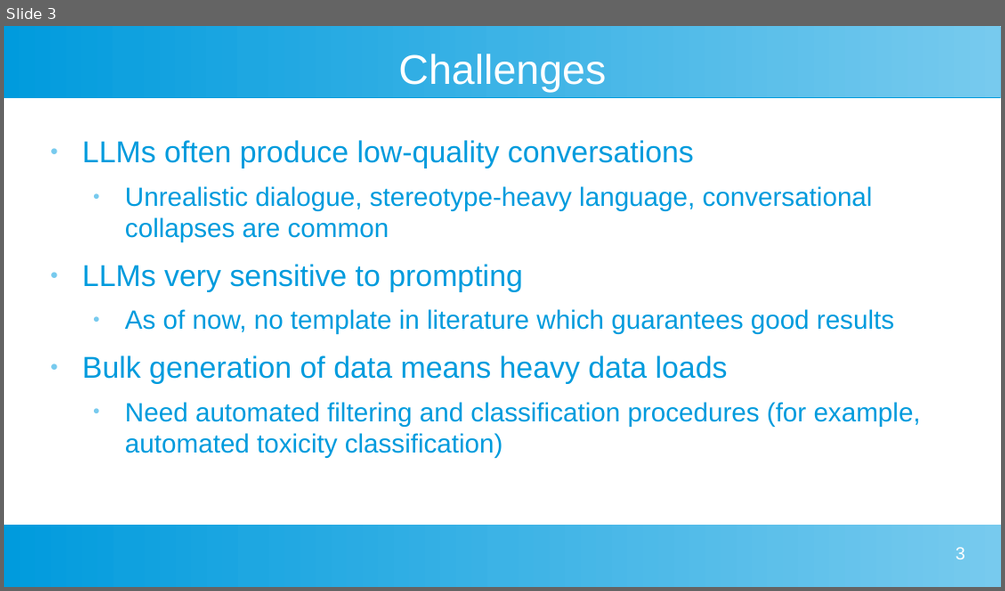
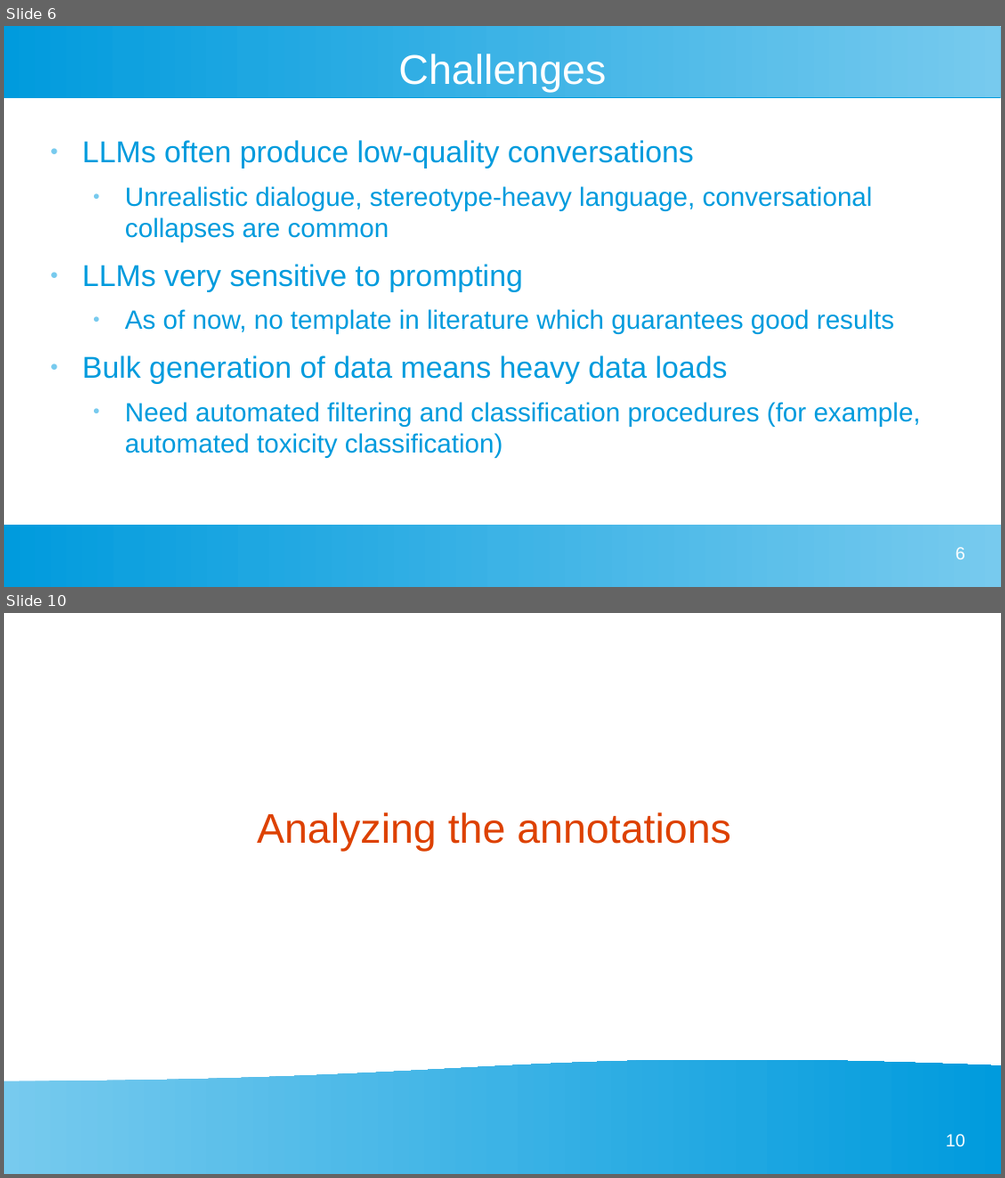
Before and after one commit to dimits-ts/llm_moderation_research, a slide deck: presentations/project_goals.odp. Shown one above the other, each under a label of ours: slide 3 before the commit, slides 6 and 10 after it; the slides between them are not shown. The pictures are 1005x591 and 1005x1178 pixels, drawn with LibreOffice and Linux fonts; fonts in the diff are those of the drawing. Boxes give left, top, right and bottom in pixels: in the first picture for what was removed or moved away, otherwise in the second. Text is boxed around its words. In the diff, an @@ line names an element or a change of style, - is before the commit and + after.

```diff
--- a/presentations/project_goals.odp
+++ b/presentations/project_goals.odp
@@ slide 10 added at bbox=[4, 613, 1001, 1174], background #FFFFFF @@
@@ title added at bbox=[257, 812, 731, 851], 33 pt, text #DD4100 @@
+Analyzing the annotations
@@ flow chart document added at bbox=[4, 1058, 1001, 1174], fill gradient #77CAEE to #75C9EE to #73C9ED to #71C8ED to #6FC7ED to #6EC6ED @@
@@ page number added at bbox=[946, 1134, 965, 1147], 14 pt, text #FFFFFF @@
+10
@@ what was slide 3 is now slide 6 @@
@@ page number at bbox=[955, 547, 965, 559]: text changed @@
-3
+6
```
Also in this commit, not shown: 1 slide changed, 6 other slides added, 3 other files.
